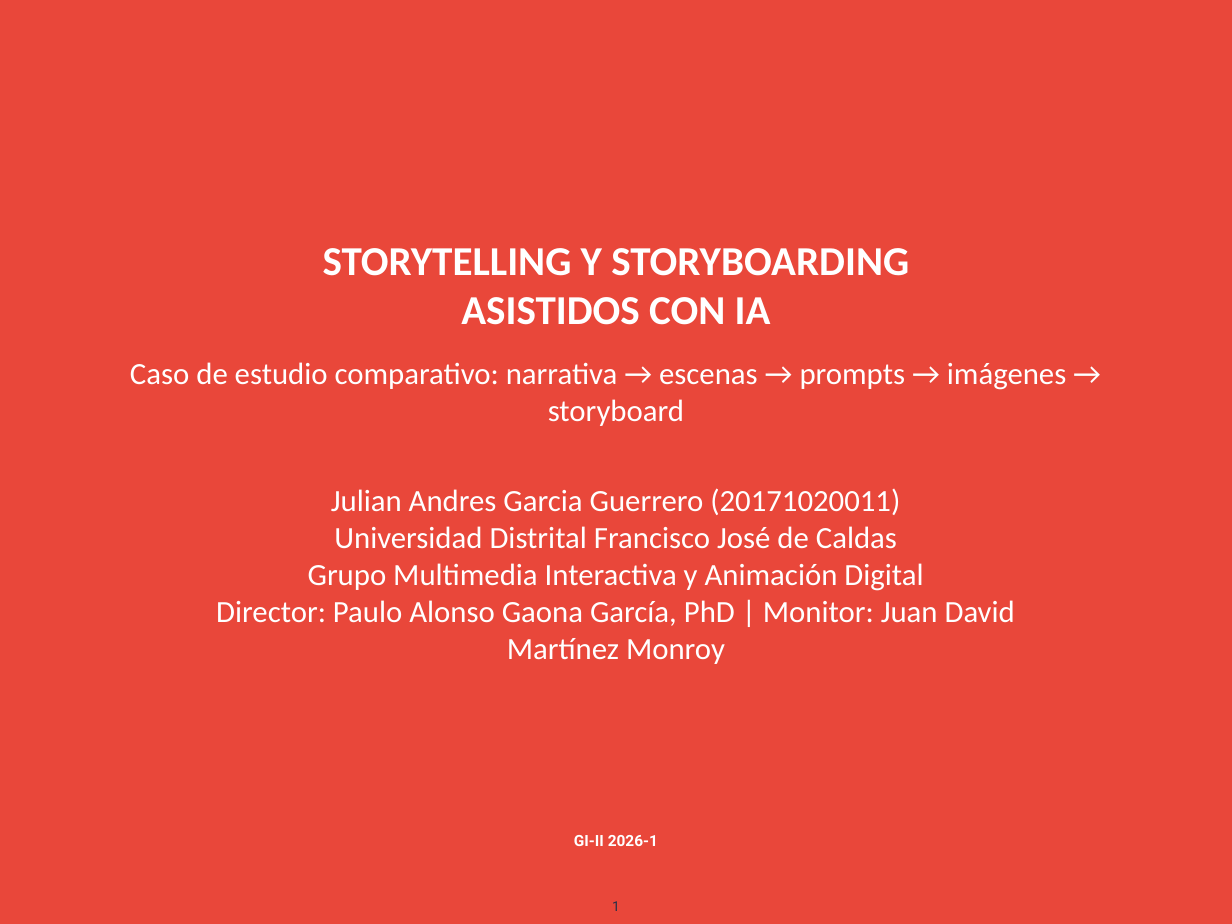
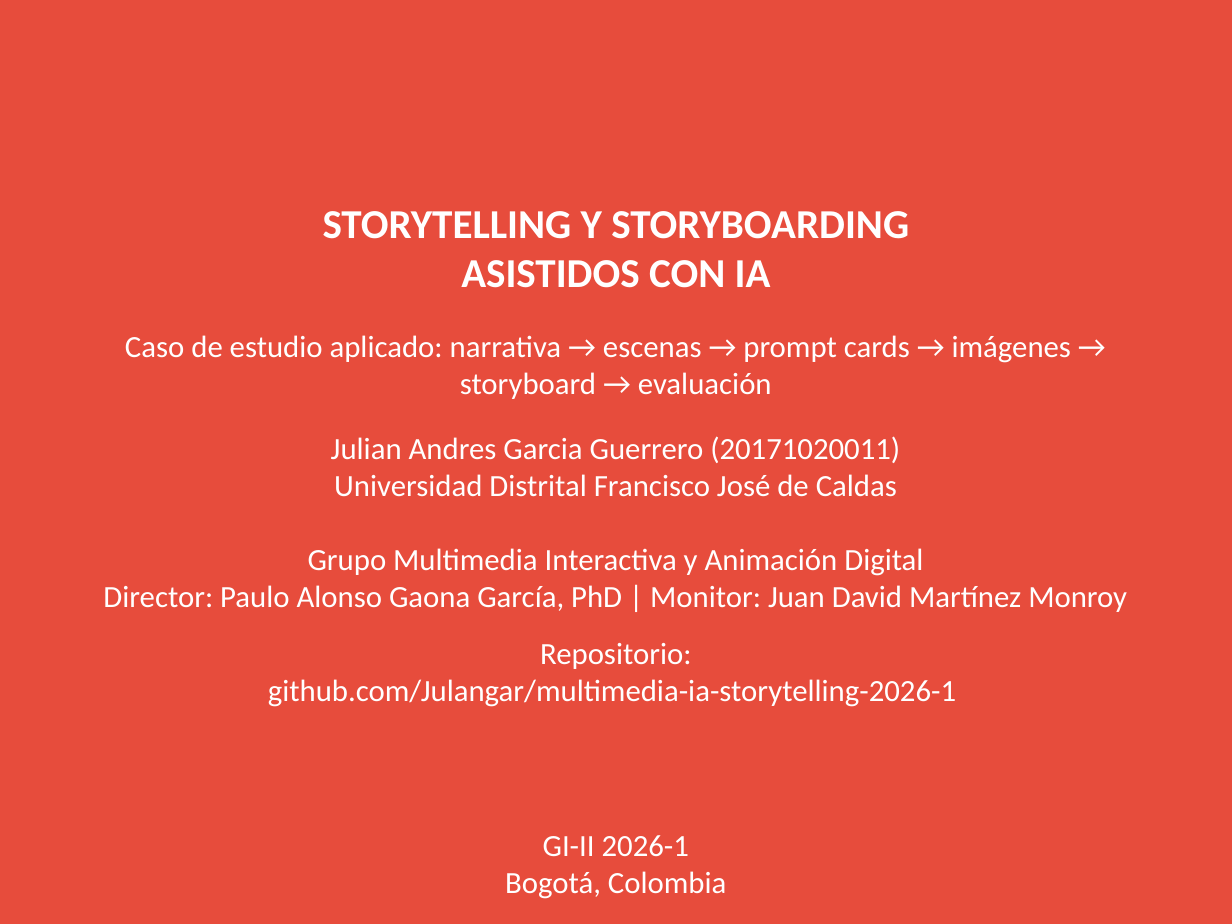
Before and after one commit to Julangar/multimedia-ia-storytelling-2026-1, a slide deck: slide 1 of docs/08_poster/Poster_GI-II_2026-1_Julian_Garcia.pptx. Drawn at 1232x924 pixels with LibreOffice and Linux fonts; fonts in the diff are those of the drawing. Boxes give left, top, right and bottom in pixels: in the first picture for what was removed or moved away, otherwise in the second. Text is boxed around its words. In the diff, an @@ line names an element or a change of style, - is before the commit and + after.

```diff
--- a/docs/08_poster/Poster_GI-II_2026-1_Julian_Garcia.pptx
+++ b/docs/08_poster/Poster_GI-II_2026-1_Julian_Garcia.pptx
@@ background #E9473A to #E74C3C @@
@@ text "STORYTELLING Y STORYBOARDING": place and size @@
-text "STORYTELLING Y STORYBOARDING" at (323,248,909,325)
+text "STORYTELLING Y STORYBOARDING" at (323,211,909,288)
@@ text at (125,335,1071,399): text changed @@
-Caso de estudio comparativo: narrativa → escenas → prompts → imágenes → storyboard
+Caso de estudio aplicado: narrativa → escenas → prompt cards → imágenes → storyboard → evaluación
@@ text "Julian Andres Garcia Guerrero (20171020011)": place and size @@
-text "Julian Andres Garcia Guerrero (20171020011)" at (216,488,1015,664)
+text "Julian Andres Garcia Guerrero (20171020011)" at (103,436,1127,707)
@@ text at (268,643,956,707): paragraph added @@
+Repositorio:
+github.com/Julangar/multimedia-ia-storytelling-2026-1
@@ text "GI-II 2026-1": place and size @@
-text "GI-II 2026-1" at (574,835,658,846)
+text "GI-II 2026-1" at (505,835,726,899)
@@ text at (543,835,689,856): size 9 to 18 pt, font Roboto to Calibri, bold off in "GI-II 2026-1" @@
@@ text at (505,871,726,899): paragraph added @@
+Bogotá, Colombia
@@ text removed at (612,901,620,911) @@
-1
```
Also in this commit, not shown: 6 other slides changed, 2 slides added, 2 slides removed, 2 other files.
